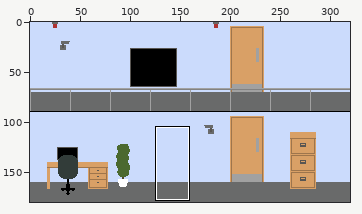
Two states of a pixel-art file, raw/ase/game_bg.ase. Above, an overview of the earlier version with the close-up marked.
Close-up. Old version:
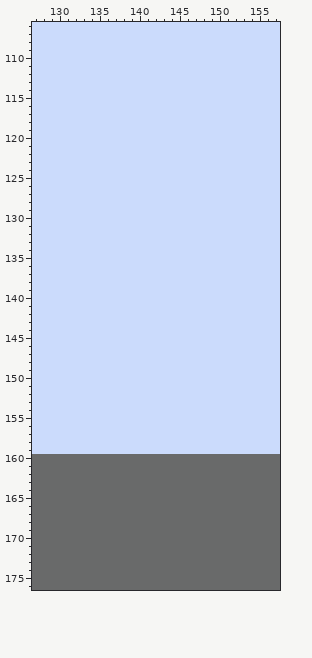
320x180 pixels, 1 frame. Shown: x 127..157, y 106..176.
New version:
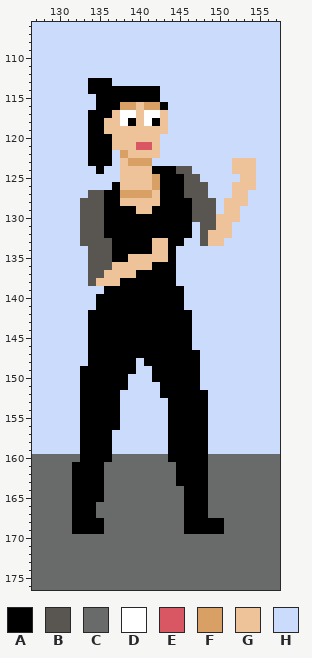
Palette (. is transparent): A #000000  B #595652  C #696a6a  D #ffffff  E #d95763  F #d9a066  G #eec39a  H #cbdbfc
The commit says: draw player sprite
Diff:
layer "player" added
Changed rows in their new state; - is an unchanged pixel.
Layer "player":
first column x 132:
113 --AAA------------------
114 --AAAAAAAAA------------
115 ---AAAAAAAA------------
116 ---AAAFFGFFA-----------
117 --AAAGDDGDDG-----------
118 --AAGGDAGDAG-----------
119 --AAGGGGGGGG-----------
120 --AAAGGGGGG------------
121 --AAAGGGEEG------------
122 --AAA-FGGGG------------
123 --AAA-GFFF----------GGG
124 ---A--GGGGAAABB-----GGG
125 ------GGGGFAAABB-----GG
126 -----AGGGGFAAABBB---GGG
127 --BBAAFFFFGAAABBB---GG-
128 -BBBAAGGGGGAAAABBB-GGG-
129 -BBBAAAAGGAAAAABBB-GG--
130 -BBBAAAAAAAAAAABBBGGG--
131 -BBBAAAAAAAAAAA-BBGG---
132 -BBBAAAAAAAAAAA-BGGG---
133 -BBBBAAAAAGGAA--BGG----
134 --BBBAAAAAGGA----------
135 --BBBAAGGGGGA----------
136 --BBBGGGGGAAA----------
137 --BBGGGGAAAAA----------
138 --BGGGAAAAAAA----------
139 ----AAAAAAAAAA---------
140 ---AAAAAAAAAAA---------
141 ---AAAAAAAAAAA---------
142 --AAAAAAAAAAAAA--------
143 --AAAAAAAAAAAAA--------
144 --AAAAAAAAAAAAA--------
145 --AAAAAAAAAAAAA--------
146 --AAAAAAAAAAAAA--------
147 --AAAAAAAAAAAAAA-------
148 --AAAAAA-AAAAAAA-------
149 -AAAAAAA--AAAAAA-------
150 -AAAAAA---AAAAAA-------
151 -AAAAAA----AAAAA-------
152 -AAAAA-----AAAAAA------
153 -AAAAA------AAAAA------
154 -AAAAA------AAAAA------
155 -AAAAA------AAAAA------
156 -AAAAA------AAAAA------
157 -AAAA-------AAAAA------
158 -AAAA-------AAAAA------
159 -AAAA-------AAAAA------
160 -AAAA-------AAAAA------
161 AAAA---------AAAA------
162 AAAA---------AAAA------
163 AAAA---------AAAA------
164 AAAA----------AAA------
165 AAAA----------AAA------
166 AAA-----------AAA------
167 AAA-----------AAA------
168 AAAA----------AAAAA----
169 AAAA----------AAAAA----
